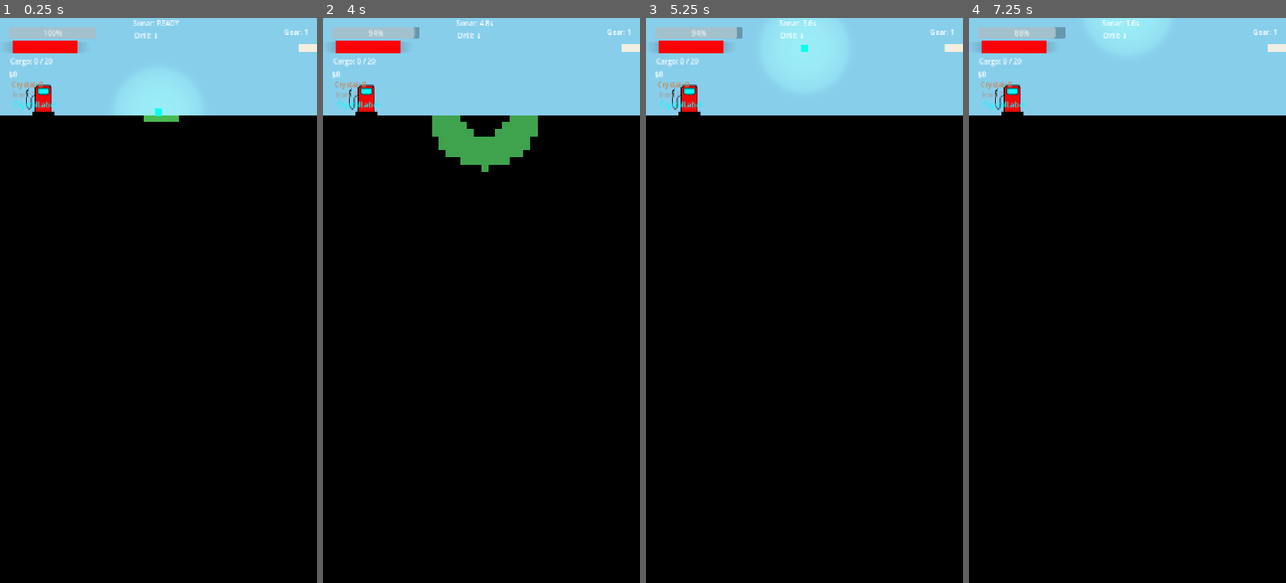
Above: before the commit, frames 1-4 (left to right).
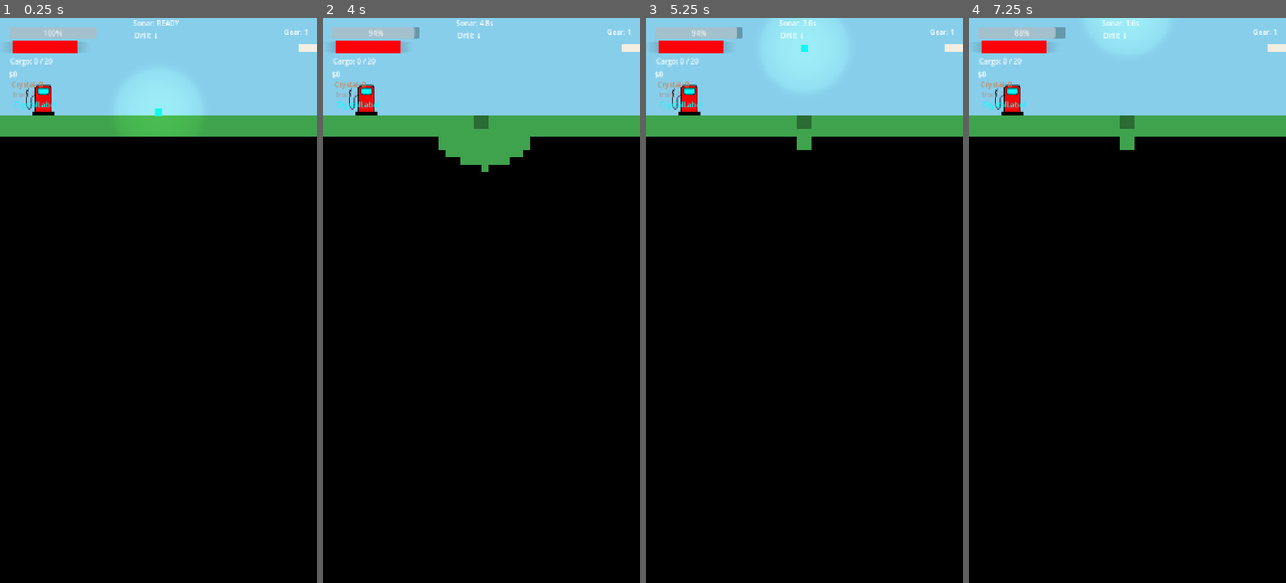
Above: after the commit, the same moments.

Repository: louisdevries/Deep-Core
Game: Godot game, scene res://scenes/Main.tscn
Same seed, same stepped clock (60 frames per second), same inputs: the game is played once before the commit and once after it. The engine's default icon, where the game draws it, is replaced by a stand-in: a white triangle on a blue panel in a dark square.
Inputs:
- Up to frame 1 (0.25 s): no input
- Up to frame 2 (4 s): tap Enter (ui_accept) at 0.5, 0.77, 1.52, 2, 2.75, 3.02, 3.77 s; hold C (drill_right) 0.53-1.28 s; tap G (cable_toggle) at 0.6, 1.55, 2.1, 3.05, 3.6 s; tap F (sonar) at 0.8, 1.35, 2.3, 2.85, 3.8 s; hold Down (ui_down) 1.28-2.03 s; hold C (drill_right) 2.03-2.78 s; hold Up (ui_up) 2.78-3.53 s; hold Z (drill_left) from 3.53 s (still down)
- Up to frame 3 (5.25 s): tap F (sonar) at 4.35 s; tap Enter (ui_accept) at 4.52, 5 s; tap G (cable_toggle) at 4.55, 5.1 s; release Z (drill_left) at 5.03 s; hold Down (ui_down) from 5.03 s (still down)
- Up to frame 4 (7.25 s): tap F (sonar) at 5.3, 5.85, 6.8 s; release Down (ui_down) at 5.78 s; hold C (drill_right) 5.78-6.53 s; tap Enter (ui_accept) at 6.02, 6.5, 6.77 s; tap G (cable_toggle) at 6.05, 6.6 s; hold Up (ui_up) from 6.53 s (still down)

The runs differ from the first frame. In frame 1, 3.6% of the frame differs, in the area x 0-100%, y 17-21%; in frame 2, 2.9%; in frame 3, 3.9%, in the area x 0-100%, y 17-24%; in frame 4, 3.9%.

Commit message:
Overhaul mobile controls, cable physics, and fog lighting
- Add gear-shift buttons (3 positions) and cable toggle to mobile UI
- Replace rigid cable pendulum with slack-rope constraint model: player
  moves freely and cable only pulls taut at attachment distance
- Cable now bends visually around terrain corners using raycasts
- Fog system reveals surface tops and light through drilled shafts
  (capped at SKY_SHAFT_DEPTH tiles deep)
- Increase base cable length from 800 to 1200 px

Co-Authored-By: Claude Sonnet 4.6 <noreply@anthropic.com>

Diff:
--- a/project.godot
+++ b/project.godot
@@ -80,6 +80,18 @@
 , Object(InputEventKey,"resource_local_to_scene":false,"resource_name":"","device":-1,"window_id":0,"alt_pressed":false …(183 unchanged characters)…
 ]
 }
+set_gear_1={
+"deadzone": 0.2,
+"events": []
+}
+set_gear_2={
+"deadzone": 0.2,
+"events": []
+}
+set_gear_3={
+"deadzone": 0.2,
+"events": []
+}
 sonar={
 "deadzone": 0.2,
 "events": [Object(InputEventKey,"resource_local_to_scene":false,"resource_name":"","device":-1,"window_id":0,"alt_press …(192 unchanged characters)…
--- a/scenes/mobile_controls.tscn
+++ b/scenes/mobile_controls.tscn
@@ -38,7 +38,31 @@
 visibility_mode = 1
 
 [node name="SonarButton" type="TouchScreenButton" parent="." unique_id=611506982]
-position = Vector2(560, 965)
+position = Vector2(560, 819)
 texture_normal = ExtResource("1_k8ypl")
 action = "sonar"
 visibility_mode = 1
+
+[node name="GearButton3" type="TouchScreenButton" parent="." unique_id=1347821093]
+position = Vector2(545, 330)
+texture_normal = ExtResource("1_k8ypl")
+action = "set_gear_3"
+visibility_mode = 1
+
+[node name="GearButton2" type="TouchScreenButton" parent="." unique_id=1347821094]
+position = Vector2(549, 441)
+texture_normal = ExtResource("1_k8ypl")
+action = "set_gear_2"
+visibility_mode = 1
+
+[node name="GearButton1" type="TouchScreenButton" parent="." unique_id=1347821095]
+position = Vector2(549, 543)
+texture_normal = ExtResource("1_k8ypl")
+action = "set_gear_1"
+visibility_mode = 1
+
+[node name="CableToggleButton" type="TouchScreenButton" parent="." unique_id=1347821096]
+position = Vector2(462, 954)
+texture_normal = ExtResource("1_k8ypl")
+action = "cable_toggle"
+visibility_mode = 1
--- a/scripts/data/upgrade_data.gd
+++ b/scripts/data/upgrade_data.gd
@@ -92,7 +92,7 @@
 	"sonar_range": 8,
 	"max_cargo": 20,
 	"max_fuel": 100.0,
-	"max_cable_length": 800.0
+	"max_cable_length": 1200.0
 }
 
 
--- a/scripts/player.gd
+++ b/scripts/player.gd
@@ -30,9 +30,8 @@
 # CABLE PHYSICS
 var _cable_anchor: Vector2 = Vector2.ZERO
 var _cable_length: float = 0.0
-var _cable_angle: float = 0.0           # radians from straight down
-var _cable_angular_vel: float = 0.0
-@export var max_cable_length: float = 800.0   # 50 tiles * 16px
+
+@export var max_cable_length: float = 1200.0  # 75 tiles * 16px
 @export var pendulum_damping: float = 2.5     # angular vel damping per sec
 @export var swing_input_force: float = 6.0    # how much L/R input affects swing
 @export var cable_extend_speed: float = 150.0 # pixels/sec for extending cable
@@ -40,6 +39,7 @@
 
 # CABLE
 var cable_engaged: bool = false
+var _cable_wrap_points: Array[Vector2] = []
 
 var hazard_layer: TileMapLayer
 
@@ -287,6 +287,13 @@
 	if Input.is_action_just_pressed("ui_page_down"):
 		drill_gear = max(drill_gear - 1, 1)
 
+	if Input.is_action_just_pressed("set_gear_1"):
+		drill_gear = 1
+	if Input.is_action_just_pressed("set_gear_2"):
+		drill_gear = 2
+	if Input.is_action_just_pressed("set_gear_3"):
+		drill_gear = 3
+
 	if Input.is_action_just_pressed("sonar"):
 		use_sonar()
 
@@ -812,7 +819,7 @@
 	ore = save.get("ore", 0)
 	drill_swivel_tier = save.get("drill_swivel_tier", 1)
 	max_cargo = save.get("max_cargo", 20)
-	max_cable_length = save.get("max_cable_length", 800.0)
+	max_cable_length = save.get("max_cable_length", 1200.0)
 	max_fuel = save.get("max_fuel", 100.0)
 	if save.has("drill_direction"):
 		var d: Array = save["drill_direction"]
@@ -846,17 +853,11 @@
 func toggle_cable() -> void:
 
 	cable_engaged = not cable_engaged
+	_cable_wrap_points.clear()
 
 	if cable_engaged:
-		# capture anchor position when engaging
 		_cable_anchor = _find_refuel_anchor()
-		print("Cable anchor: ", _cable_anchor, " | Refuel sprite global: ", _find_refuel_anchor())
-		_cable_length = global_position.distance_to(_cable_anchor)
-		_cable_angle = atan2(global_position.x - _cable_anchor.x, global_position.y - _cable_anchor.y)
-		_cable_angular_vel = 0.0
-		print("Cable engaged from anchor: ", _cable_anchor)
-	else:
-		print("Cable disengaged")
+		_cable_length = min(global_position.distance_to(_cable_anchor), max_cable_length)
 
 func _find_refuel_anchor() -> Vector2:
 
@@ -897,59 +898,111 @@
 		last_direction = Vector2(direction_x, 0)
 
 
+func _get_effective_anchor() -> Vector2:
+	return _cable_wrap_points.back() if _cable_wrap_points.size() > 0 else _cable_anchor
+
+func _find_wrap_corner(hit_pos: Vector2, hit_normal: Vector2, from_anchor: Vector2) -> Vector2:
+	var space_state := get_world_2d().direct_space_state
+	var tile_pos: Vector2i = terrain.local_to_map(terrain.to_local(hit_pos - hit_normal * 1.0))
+	var half := Vector2(terrain.tile_set.tile_size) * 0.5
+	var tile_center: Vector2 = terrain.to_global(terrain.map_to_local(tile_pos))
+
+	var corners := [
+		tile_center + Vector2(-half.x, -half.y),
+		tile_center + Vector2( half.x, -half.y),
+		tile_center + Vector2(-half.x,  half.y),
+		tile_center + Vector2( half.x,  half.y),
+	]
+
+	var best_corner := hit_pos
+	var best_dist := INF
+	for c: Vector2 in corners:
+		var q := PhysicsRayQueryParameters2D.create(from_anchor, c)
+		q.exclude = [self]
+		if not space_state.intersect_ray(q).is_empty():
+			continue
+		var d := c.distance_to(hit_pos)
+		if d < best_dist:
+			best_dist = d
+			best_corner = c
+	return best_corner
+
+func _update_cable_wrap_points() -> void:
+	var space_state := get_world_2d().direct_space_state
+
+	# Unwrap: remove the most recent wrap point if the previous anchor now has
+	# line-of-sight to the player (i.e. the corner is no longer in the way).
+	while _cable_wrap_points.size() > 0:
+		var prev: Vector2 = _cable_wrap_points[-2] if _cable_wrap_points.size() > 1 else _cable_anchor
+		var unwrap_q := PhysicsRayQueryParameters2D.create(prev, global_position)
+		unwrap_q.exclude = [self]
+		if space_state.intersect_ray(unwrap_q).is_empty():
+			_cable_wrap_points.pop_back()
+		else:
+			break
+
+	# Wrap: if the direct path from the current effective anchor to the player
+	# is blocked, find the tile corner the cable bends around.
+	if _cable_wrap_points.size() >= 8:
+		return
+	var ea := _get_effective_anchor()
+	var q := PhysicsRayQueryParameters2D.create(ea, global_position)
+	q.exclude = [self]
+	var hit := space_state.intersect_ray(q)
+	if not hit.is_empty():
+		var corner := _find_wrap_corner(hit["position"], hit["normal"], ea)
+		if corner.distance_to(ea) > 2.0 and corner.distance_to(global_position) > 2.0:
+			_cable_wrap_points.append(corner)
+
+func _get_rope_path_length() -> float:
+	var total := 0.0
+	var prev := _cable_anchor
+	for wp: Vector2 in _cable_wrap_points:
+		total += prev.distance_to(wp)
+		prev = wp
+	total += prev.distance_to(global_position)
+	return total
+
 func _handle_cable_movement(delta):
+
+	_update_cable_wrap_points()
 
 	var direction_x: float = Input.get_axis("ui_left", "ui_right")
 	is_thrusting = Input.is_action_pressed("ui_up") and fuel > 0.0
-	var pulling_down: bool = Input.is_action_pressed("ui_down")
-
-	# --- pendulum physics ---
-	# angular acceleration from gravity: -g/L * sin(angle)
-	var angular_accel: float = -(gravity / max(_cable_length, 1.0)) * sin(_cable_angle)
-
-	# player input pushes the swing
-	angular_accel += direction_x * swing_input_force
-
-	# damping (more damping while drilling)
-	var damping: float = pendulum_damping
-	if is_drilling:
-		damping *= 3.0
-
-	# apply
-	_cable_angular_vel += angular_accel * delta
-	_cable_angular_vel *= exp(-damping * delta)   # exponential damping
-	_cable_angle += _cable_angular_vel * delta
-
-	# --- cable length changes ---
+
+	# Player moves freely under normal physics. The cable only acts when taut.
+	velocity.x = direction_x * move_speed
+
 	if is_thrusting:
-		# retract: drill rises
-		_cable_length = max(0.0, _cable_length - cable_retract_speed * delta)
+		velocity.y -= thruster_force * delta
 		fuel -= thruster_fuel_drain * delta
-	elif pulling_down:
-		# extend deliberately (faster than gravity could anyway)
-		_cable_length = min(max_cable_length, _cable_length + cable_extend_speed * delta)
-
-	# --- horizontal input drains fuel even when swinging ---
+	else:
+		velocity.y += gravity * delta
+
+	velocity.y = clamp(velocity.y, -max_fall_speed, max_fall_speed)
+
 	if abs(direction_x) > 0.0:
 		fuel -= fuel_drain_move * delta
 
-	# --- compute new position ---
-	var target_pos: Vector2 = _cable_anchor + Vector2(
-		sin(_cable_angle) * _cable_length,
-		cos(_cable_angle) * _cable_length
-	)
-
-	# use move_and_slide via velocity for collision response
-	var movement: Vector2 = target_pos - global_position
-	velocity = movement / max(delta, 0.001)
 	move_and_slide()
 
-	# if collision pushed us, recompute cable state from actual position
-	# this prevents tunneling and lets pendulum react to hitting walls
-	var actual_offset: Vector2 = global_position - _cable_anchor
-	_cable_length = actual_offset.length()
-	if _cable_length > 0.1:
-		_cable_angle = atan2(actual_offset.x, actual_offset.y)
+	if direction_x != 0:
+		last_direction = Vector2(direction_x, 0)
+
+	# Rope constraint: if the total path length through all wrap corners exceeds
+	# the cable length, pull the player back along the last segment and cancel
+	# any velocity component that would stretch the rope further.
+	var rope_len := _get_rope_path_length()
+	if rope_len > _cable_length:
+		var ea := _get_effective_anchor()
+		var to_player := global_position - ea
+		var seg := to_player.length()
+		if seg > 0.001:
+			var rope_dir := to_player / seg
+			global_position -= rope_dir * (rope_len - _cable_length)
+			var radial_vel := velocity.dot(rope_dir)
+			if radial_vel > 0.0:
+				velocity -= rope_dir * radial_vel
 
 func _update_cable_visual() -> void:
 
@@ -959,9 +1012,10 @@
 
 	if cable_engaged:
 		cable_line.visible = true
-		# convert anchor to local space relative to player
 		cable_line.clear_points()
 		cable_line.add_point(to_local(_cable_anchor))
+		for wp: Vector2 in _cable_wrap_points:
+			cable_line.add_point(to_local(wp))
 		cable_line.add_point(Vector2.ZERO)
 	else:
 		cable_line.visible = false
--- a/scripts/terrain_generator.gd
+++ b/scripts/terrain_generator.gd
@@ -160,6 +160,12 @@
 # -------------------------
 # FOG UPDATE (CALL FROM PLAYER)
 # -------------------------
+
+# How many empty tiles of a shaft sky light travels down before fading out.
+const SKY_SHAFT_DEPTH := 6
+# How many solid tiles below a sky-connected opening receive light bleed.
+const SKY_BLEED := 3
+
 func update_fog(player_global_pos: Vector2):
 
 	if not fog_layer:
@@ -171,7 +177,27 @@
 	# full fog reset
 	fill_fog()
 
-	# clear fog around the player (light radius)
+	# --- Sky lighting ---
+	# For every column, trace downward from y=0.  Empty tiles (drilled shafts
+	# or open air) are directly lit by the sky.  The first solid tile hit plus
+	# SKY_BLEED tiles below it get ambient light from the opening above.
+	for x in range(-world_width, world_width):
+		var y := 0
+		var open_tiles := 0
+		while y < world_depth:
+			if get_cell_atlas_coords(Vector2i(x, y)) == Vector2i(-1, -1):
+				if open_tiles < SKY_SHAFT_DEPTH:
+					fog_layer.set_cell(Vector2i(x, y), -1)
+				open_tiles += 1
+				y += 1
+			else:
+				if open_tiles < SKY_SHAFT_DEPTH:
+					for b in range(SKY_BLEED):
+						if y + b < world_depth:
+							fog_layer.set_cell(Vector2i(x, y + b), -1)
+				break
+
+	# --- Player light radius ---
 	for x in range(player_tile.x - light_radius, player_tile.x + light_radius + 1):
 		for y in range(player_tile.y - light_radius, player_tile.y + light_radius + 1):
 
@@ -185,7 +211,7 @@
 
 			fog_layer.set_cell(target, -1)
 
-	# also clear fog on any tiles the sonar is currently revealing
+	# --- Sonar reveals ---
 	var expired: Array = []
 
 	for tile_pos in sonar_revealed.keys():
Not shown, changed: export_presets.cfg
